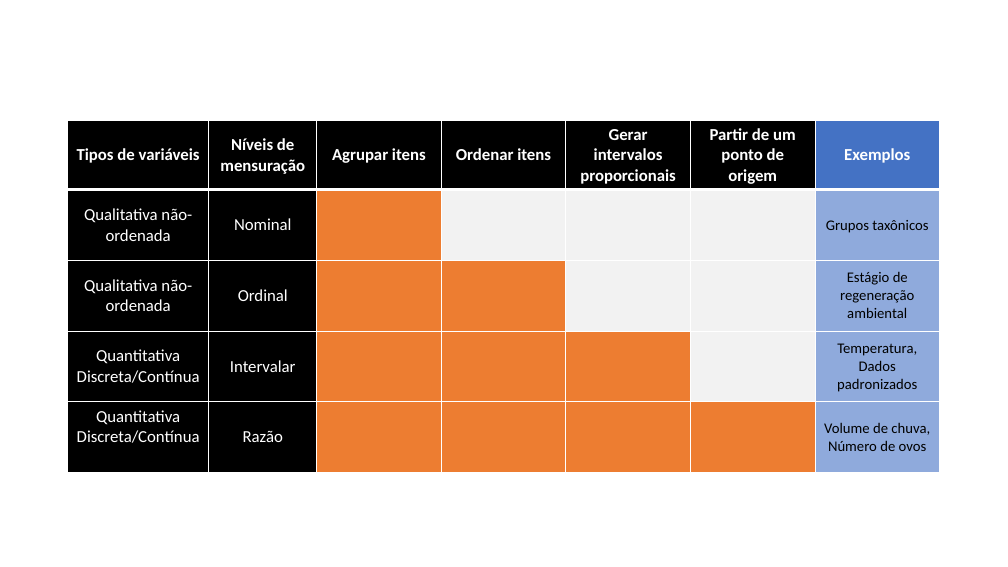
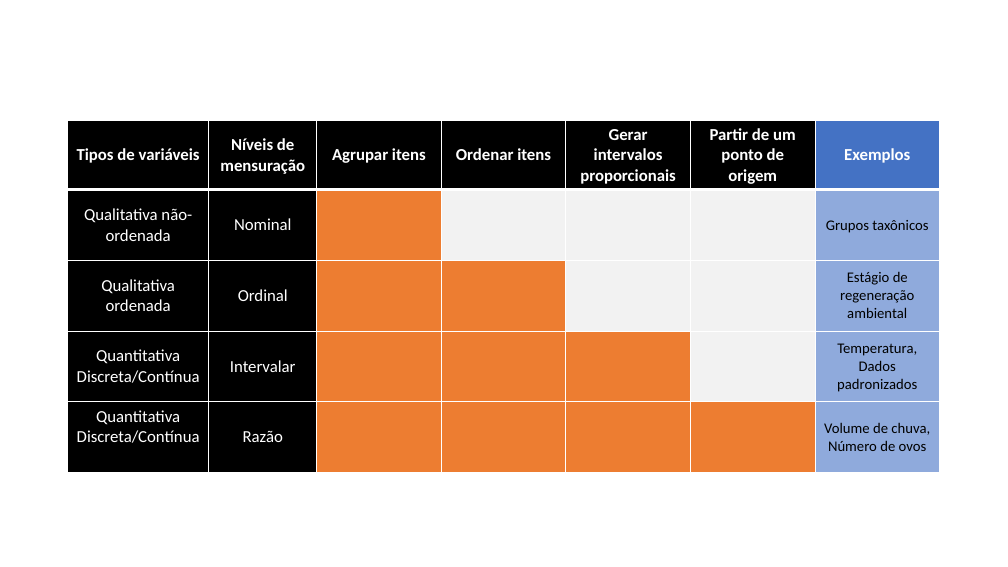
Before and after one commit to FCopf/probest-apresentacoes, a slide deck: slide 1 of Niveis de mensuracao.pptx. Drawn at 1008x567 pixels with LibreOffice and Linux fonts; fonts in the diff are those of the drawing. Boxes give left, top, right and bottom in pixels: in the first picture for what was removed or moved away, otherwise in the second. Text is boxed around its words. In the diff, an @@ line names an element or a change of style, - is before the commit and + after.

```diff
--- a/Niveis de mensuracao.pptx
+++ b/Niveis de mensuracao.pptx
@@ table at (x1=67, y1=121, x2=941, y2=472) @@
-row 3, column 1: Qualitativa não-ordenada
+row 3, column 1: Qualitativa ordenada
```
Also in this commit, not shown: 13 other files.
